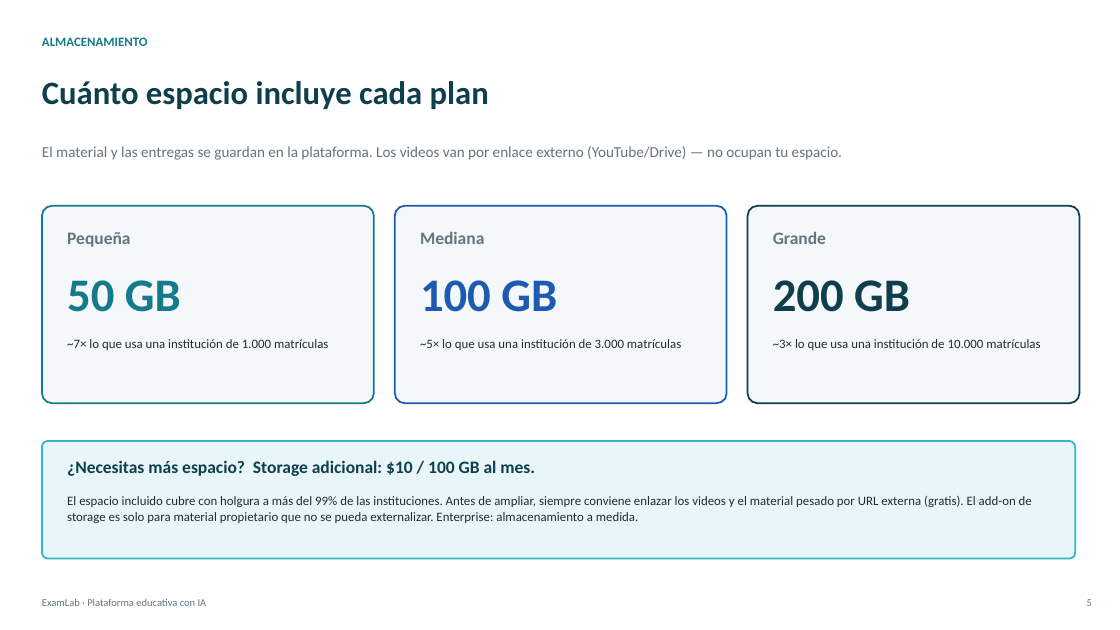
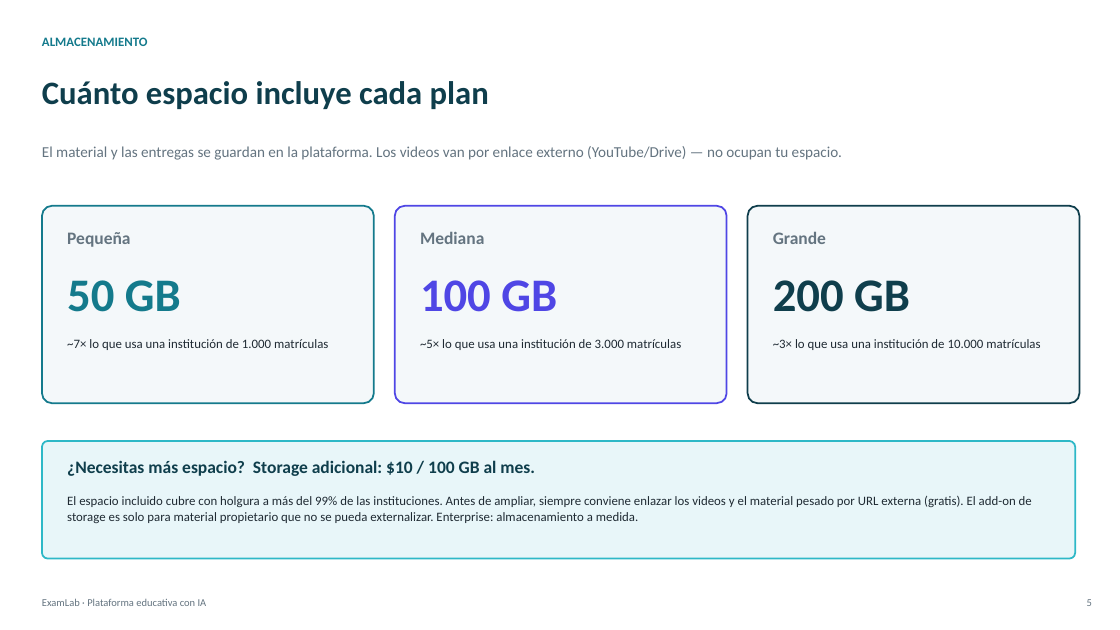
Before and after one commit to AndresDFX/examlab, a slide deck: slide 5 of docs/demos/presentacion/ExamLab-Presentacion-Comercial-v3.pptx. Drawn at 1120x630 pixels with LibreOffice and Linux fonts; fonts in the diff are those of the drawing. Boxes give left, top, right and bottom in pixels: in the first picture for what was removed or moved away, otherwise in the second. Text is boxed around its words. In the diff, an @@ line names an element or a change of style, - is before the commit and + after.

```diff
--- a/docs/demos/presentacion/ExamLab-Presentacion-Comercial-v3.pptx
+++ b/docs/demos/presentacion/ExamLab-Presentacion-Comercial-v3.pptx
@@ rounded rectangle at <box>395,206,727,403</box>: outline #1E5BAF 1.5 pt to #4F46E5 1.5 pt @@
@@ text "100 GB" at <box>420,280,557,312</box>: text colour #1E5BAF to #4F46E5 @@
```
Also in this commit, not shown: 3 other slides changed, 8 other files.
